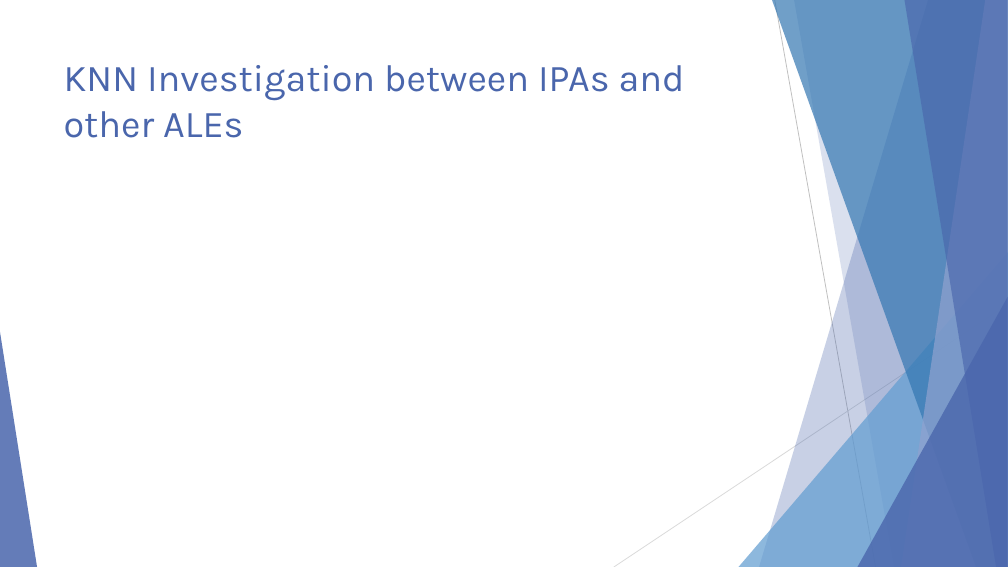
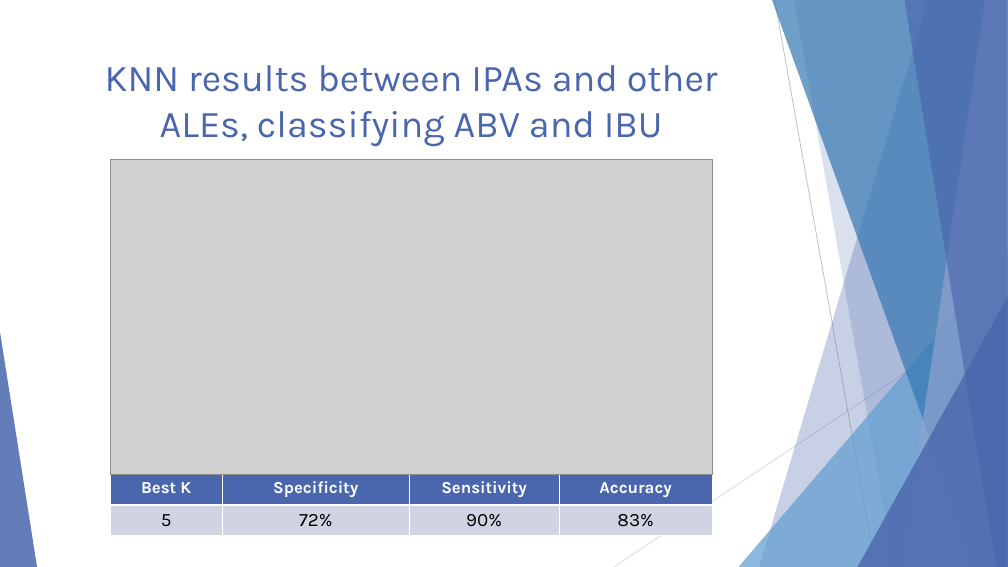
Before and after one commit to malcolmccarlson/DDS-CaseStudy1, a slide deck: slide 10 of MalcolmCarlsonBeerDataEDA.DDS6306.pptx. Drawn at 1008x567 pixels with LibreOffice and Linux fonts; fonts in the diff are those of the drawing; grey boxes stand for pictures. Boxes give left, top, right and bottom in pixels: in the first picture for what was removed or moved away, otherwise in the second. Text is boxed around its words. In the diff, an @@ line names an element or a change of style, - is before the commit and + after.

```diff
--- a/MalcolmCarlsonBeerDataEDA.DDS6306.pptx
+++ b/MalcolmCarlsonBeerDataEDA.DDS6306.pptx
@@ title at box(105, 65, 718, 146): text changed @@
-KNN Investigation between IPAs and other ALEs
+KNN results between IPAs and other ALEs, classifying ABV and IBU
@@ picture added at box(110, 160, 712, 475) @@
@@ table added at box(110, 474, 713, 535), 2 rows, 4 columns @@
+Best K | Specificity | Sensitivity | Accuracy
+5 | 72% | 90% | 83%
```
Also in this commit, not shown: 5 other slides changed, 46 other files.
